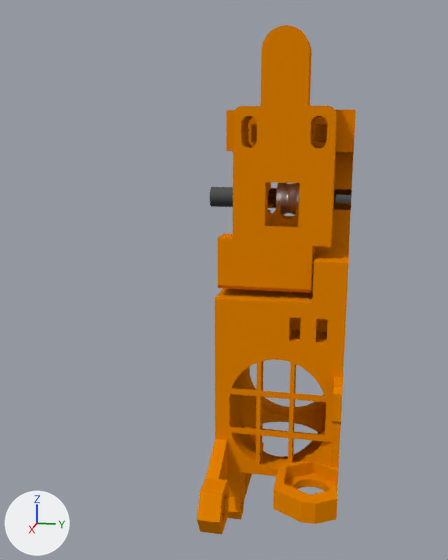
Two versions of the Blender file Blender/Mk2 Extruder FOR MK8.blend, one commit apart.
Camera for both pictures: a 50 mm camera at (155.8, -2.2, 17.3) aimed at (7.8, -31.8, -19.7). The lights are fixed; the arrows at lower left show +X, +Y and +Z.

The older version as bpy lines, for what is in view:
```python
ob_axis_001 = bpy.data.objects.new('Axis.001', me_circle_007)
ob_axis_001.location = (-0.7, -1.6, 0.0)
ob_axis_001.rotation_euler = (1.571, 0.0, 0.0)  # degrees (90, 0, 0)
ob_bearing_hole_clearence_001 = bpy.data.objects.new('Bearing hole clearence.001', me_circle_003)
ob_bearing_hole_clearence_001.location = (11.8, -10.89, 0.746)
ob_bearing_hole_clearence_001.rotation_euler = (1.571, 0.0, 0.0)  # degrees (90, 0, 0)
ob_bearing_hole_clearence_001.scale = (9.15, 9.15, 9.15)
ob_extruder_body = bpy.data.objects.new('Extruder-Body', me_extruder_body_001)
ob_extruder_body.location = (0.0, 0.0, 0.0)
ob_extruder_body.rotation_euler = (-1.571, 0.0, 3.142)  # degrees (-90, 0, 180)
ob_extruder_cover = bpy.data.objects.new('Extruder-Cover', me_extruder_cover_001)
ob_extruder_cover.location = (8.0, -31.4, -51.3)
ob_extruder_cover.rotation_euler = (-1.571, 0.0, 0.0)  # degrees (-90, 0, 0)
ob_extruder_idler = bpy.data.objects.new('Extruder-Idler', me_extruder_idler_001)
ob_extruder_idler.location = (14.8, -20.3, -15.2)
ob_extruder_idler.rotation_euler = (1.571, 0.0, 4.712)  # degrees (90, 0, 270)
ob_mk8_001 = bpy.data.objects.new('MK8.001', me_circle_006)
ob_mk8_001.location = (-0.7, -7.6, 0.0)
ob_mk8_001.rotation_euler = (1.571, 0.0, 0.0)  # degrees (90, 0, 0)
```
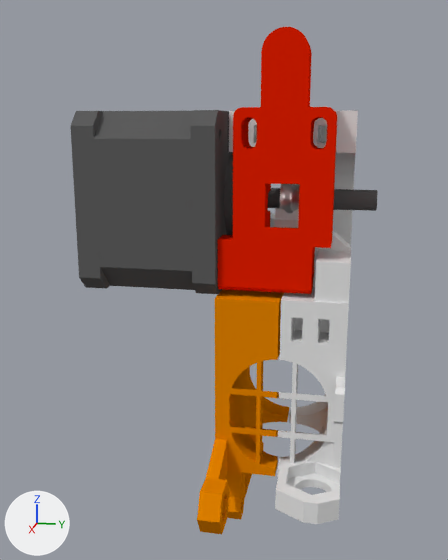
ob_hole_for_ptfe is not drawn itself; it is used by a modifier of ob_extruder_body.
ob_bearing_hole_clearence_001 is not drawn itself; it is used by a modifier of ob_extruder_body.
ob_male_extruder is not drawn itself; it is used by a modifier of ob_extruder_body.
ob_bodie_low is not drawn itself; it is used by a modifier of ob_extruder_body.

Patch to the scene script:
```diff
--- a/Blender/Mk2 Extruder FOR MK8.blend.py
+++ b/Blender/Mk2 Extruder FOR MK8.blend.py
@@ me_extruder_idler_001 @@
 me_extruder_idler_001.from_pydata(...)  # 1762 vertices, 2479 faces, 1 loose edge; spans x -14.8..10.7, y -4.0..53.0, z -4.0..6.0
-me_extruder_idler_001.materials.append(mat_prusa_orange)  # orange #e78500
+me_extruder_idler_001.materials.append(mat_red)  # red #e72000
@@ me_extruder_body_001 @@
 # used by ob_extruder_body; location = (0.0, 0.0, 0.0); rotation_euler = (-1.571, 0.0, 3.142), in degrees (-90, 0, 180)
-me_extruder_body_001.from_pydata(...)  # 2868 vertices, 4127 faces; spans x -36.5..24.0, y -21.3..65.7, z 0.0..31.6
-me_extruder_body_001.materials.append(mat_prusa_orange)  # orange #e78500
+me_extruder_body_001.from_pydata(...)  # 595 vertices, 302 faces; spans x -45.0..-3.0, y -54.0..-12.0, z -15.0..15.0
+# me_extruder_body_001 part 1: the loose piece of 2849 vertices spanning x -36.5..24.0, y -21.3..65.7, z 1.6..31.6 is deleted
+# me_extruder_body_001 part 2: the loose piece of 8 vertices spanning x -17.0..-12.0, y 31.9..32.3, z 4.6..15.1 is deleted
+# me_extruder_body_001 part 3: the loose piece of 8 vertices spanning x -17.0..-12.0, y 21.9..22.3, z 4.6..15.1 is deleted
+# me_extruder_body_001 part 4: 595 vertices added at x -45.0..-3.0, y -54.0..-12.0, z -15.0..15.0
+# me_extruder_body_001 part 5: 2 vertices removed from x -15.5, y 15.2, z 7.3
+# me_extruder_body_001 part 6: 1 vertex removed from x 15.5, y 15.2, z 0.0
@@ ob_extruder_idler @@
 ob_extruder_idler = bpy.data.objects.new('Extruder-Idler', me_extruder_idler_001)
-ob_extruder_idler.location = (14.8, -20.3, -15.2)
+ob_extruder_idler.location = (14.8, -20.3, -15.5)
 ob_extruder_idler.rotation_euler = (1.571, 0.0, 4.712)  # degrees (90, 0, 270)
@@ ob_axis_001 @@
-ob_axis_001 = bpy.data.objects.new('Axis.001', me_circle_007)
@@ ob_mk8_001 @@
 ob_mk8_001 = bpy.data.objects.new('MK8.001', me_circle_006)
-ob_mk8_001.location = (-0.7, -7.6, 0.0)
+ob_mk8_001.location = (-0.7, -6.7, 0.0)
 ob_mk8_001.rotation_euler = (1.571, 0.0, 0.0)  # degrees (90, 0, 0)
@@ ob_bearing_hole_clearence_001 @@
 ob_bearing_hole_clearence_001 = bpy.data.objects.new('Bearing hole clearence.001', me_circle_003)
-ob_bearing_hole_clearence_001.location = (11.8, -10.89, 0.746)
+ob_bearing_hole_clearence_001.location = (12.5, -10.89, 0.489)
 ob_bearing_hole_clearence_001.rotation_euler = (1.571, 0.0, 0.0)  # degrees (90, 0, 0)
-ob_bearing_hole_clearence_001.scale = (9.15, 9.15, 9.15)
+ob_bearing_hole_clearence_001.scale = (8.82, 8.82, 8.82)
 ob_bearing_hole_clearence_001.hide_set(True)  # wire or fog, not drawn
@@ ob_extruder_body @@
 ob_extruder_body = bpy.data.objects.new('Extruder-Body', me_extruder_body_001)
-ob_extruder_body.location = (0.0, 0.0, 0.0)
+ob_extruder_body.location = (-24.7, -16.1, -32.9)
 ob_extruder_body.rotation_euler = (-1.571, 0.0, 3.142)  # degrees (-90, 0, 180)
+_m = ob_extruder_body.modifiers.new('Male', 'BOOLEAN')
+_m.object = ob_male_extruder
+_m.operation = 'UNION'
+_m.solver = 'FLOAT'
+_m = ob_extruder_body.modifiers.new('Cavidade_PTFE', 'BOOLEAN')
+_m.object = ob_hole_for_ptfe
+_m.solver = 'FLOAT'
 _m = ob_extruder_body.modifiers.new('Boolean', 'BOOLEAN')
-_m.object = ob_bearing_hole_clearence_001
+_m.object = ob_bodie_low
+_m.operation = 'UNION'
 _m.solver = 'FLOAT'
-_m = ob_extruder_body.modifiers.new('Boolean.001', 'BOOLEAN')
-_m.object = ob_mk8_clearence_001
-_m.solver = 'FLOAT'
@@ ob_male_extruder @@
+ob_male_extruder = bpy.data.objects.new('MALE_EXTRUDER', me_extruder_body_007)  # 12 vertices, 10 faces; spans x -30.5..-24.5, y -30.7..-19.7, z -15.0..3.5; modifiers BOOLEAN, BOOLEAN
+ob_male_extruder.location = (-24.0, -16.1, -32.75)
+ob_male_extruder.rotation_euler = (1.571, 3.142, 0.0)  # degrees (90, 180, 0)
@@ ob_bodie_low @@
+ob_bodie_low = bpy.data.objects.new('bodie low', me_extruder_body_002)  # 1171 vertices, 612 faces; spans x -60.5..0.0, y -12.3..33.0, z -15.0..0.0
+ob_bodie_low.location = (-24.0, -16.1, -32.75)
+ob_bodie_low.rotation_euler = (1.571, 3.142, 0.0)  # degrees (90, 180, 0)
@@ ob_hole_for_ptfe @@
+ob_hole_for_ptfe = bpy.data.objects.new('Hole_for PTFE', me_extruder_body_008)  # 432 vertices, 386 faces; spans x -31.2..-23.8, y -57.1..-12.0, z -3.7..9.7
+ob_hole_for_ptfe.location = (-24.0, -16.1, -32.75)
+ob_hole_for_ptfe.rotation_euler = (1.571, 3.142, 0.0)  # degrees (90, 180, 0)
@@ ob_003_stepper_motor_y @@
+ob_003_stepper_motor_y = bpy.data.objects.new('003_STEPPER_MOTOR_Y', me_motor_nema17)  # 480 vertices, 255 faces; spans x -21.0..21.0, y -21.0..21.0, z -16.7..52.6; in mat_eletronic_part (dark grey #5f5f5f)
+ob_003_stepper_motor_y.location = (-0.7, -48.0, 0.0)
+ob_003_stepper_motor_y.rotation_euler = (1.571, 0.0, 3.142)  # degrees (90, 0, 180)
```

Where the change shows, as pixel boxes (x1, y1, x2, y2) in the pictures (448 x 560 px):
'003_STEPPER_MOTOR_Y', added: after (70, 110, 378, 294)
'Extruder-Idler', recoloured, moved (orange to red): before (218, 25, 337, 293); after (218, 27, 337, 294)
'Extruder-Body', reshaped, moved, rescaled, modifiers changed: before (226, 110, 356, 524); after (229, 110, 358, 524)
'Axis.001', deleted: before (210, 187, 352, 210)
'MK8.001', moved: before (276, 183, 300, 215); after (280, 184, 300, 214)
part 1 of me_extruder_body_001, deleted (orange): before (226, 110, 356, 524)
part 4 of me_extruder_body_001, added: after (229, 110, 358, 303)
